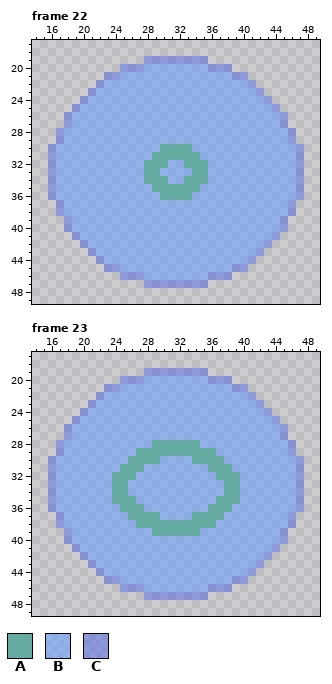
Two states of a pixel-art file, demo3/aseprite/triangles.aseprite. This is how it looked before the edit.
64x64 pixels, 91 frames. Colours within 5 levels of each other are drawn and written as one. Shown: frame 22: x 14..49, y 17..49; frame 23: x 14..49, y 17..49. The commit also changed other frames, which this record leaves out.
Palette (. is transparent): A #66aba2  B #639bff8c  C #5b6ee18c
The result:
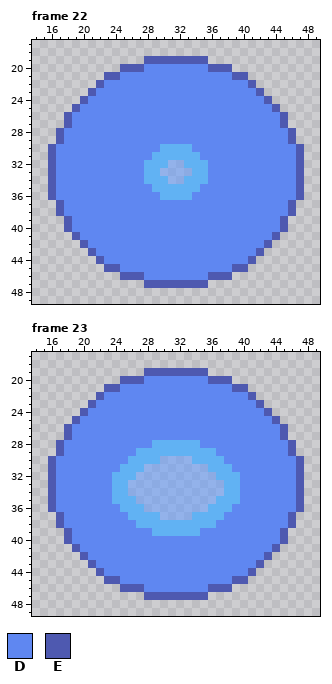
Colours new in this view: D #5f87f1  E #4e59b0
Change:
@@ palette @@
-A #66aba2
+A #61b2f3
--- frame 22, layer "Layer 1"
@@ x 14..49 @@
 18 ....................................
-19 ..............CCCCCCCC..............
-20 ...........CCCBBBBBBBBCCC...........
-21 .........CCBBBBBBBBBBBBBBCC.........
-22 ........CBBBBBBBBBBBBBBBBBBC........
-23 .......CBBBBBBBBBBBBBBBBBBBBC.......
-24 ......CBBBBBBBBBBBBBBBBBBBBBBC......
-25 .....CBBBBBBBBBBBBBBBBBBBBBBBBC.....
-26 ....CBBBBBBBBBBBBBBBBBBBBBBBBBBC....
-27 ....CBBBBBBBBBBBBBBBBBBBBBBBBBBC....
-28 ...CBBBBBBBBBBBBBBBBBBBBBBBBBBBBC...
-29 ...CBBBBBBBBBBBBBBBBBBBBBBBBBBBBC...
-30 ..CBBBBBBBBBBBBBAAAABBBBBBBBBBBBBC..
-31 ..CBBBBBBBBBBBBAAAAAABBBBBBBBBBBBC..
-32 ..CBBBBBBBBBBBAAABBAAABBBBBBBBBBBC..
-33 ..CBBBBBBBBBBBAABBBBAABBBBBBBBBBBC..
-34 ..CBBBBBBBBBBBAAABBAAABBBBBBBBBBBC..
-35 ..CBBBBBBBBBBBBAAAAAABBBBBBBBBBBBC..
-36 ..CBBBBBBBBBBBBBAAAABBBBBBBBBBBBBC..
-37 ...CBBBBBBBBBBBBBBBBBBBBBBBBBBBBC...
-38 ...CBBBBBBBBBBBBBBBBBBBBBBBBBBBBC...
-39 ....CBBBBBBBBBBBBBBBBBBBBBBBBBBC....
-40 ....CBBBBBBBBBBBBBBBBBBBBBBBBBBC....
-41 .....CBBBBBBBBBBBBBBBBBBBBBBBBC.....
-42 ......CBBBBBBBBBBBBBBBBBBBBBBC......
-43 .......CBBBBBBBBBBBBBBBBBBBBC.......
-44 ........CBBBBBBBBBBBBBBBBBBC........
-45 .........CCBBBBBBBBBBBBBBCC.........
-46 ...........CCCBBBBBBBBCCC...........
-47 ..............CCCCCCCC..............
+19 ..............EEEEEEEE..............
+20 ...........EEEDDDDDDDDEEE...........
+21 .........EEDDDDDDDDDDDDDDEE.........
+22 ........EDDDDDDDDDDDDDDDDDDE........
+23 .......EDDDDDDDDDDDDDDDDDDDDE.......
+24 ......EDDDDDDDDDDDDDDDDDDDDDDE......
+25 .....EDDDDDDDDDDDDDDDDDDDDDDDDE.....
+26 ....EDDDDDDDDDDDDDDDDDDDDDDDDDDE....
+27 ....EDDDDDDDDDDDDDDDDDDDDDDDDDDE....
+28 ...EDDDDDDDDDDDDDDDDDDDDDDDDDDDDE...
+29 ...EDDDDDDDDDDDDDDDDDDDDDDDDDDDDE...
+30 ..EDDDDDDDDDDDDDAAAADDDDDDDDDDDDDE..
+31 ..EDDDDDDDDDDDDAAAAAADDDDDDDDDDDDE..
+32 ..EDDDDDDDDDDDAAABBAAADDDDDDDDDDDE..
+33 ..EDDDDDDDDDDDAABBBBAADDDDDDDDDDDE..
+34 ..EDDDDDDDDDDDAAABBAAADDDDDDDDDDDE..
+35 ..EDDDDDDDDDDDDAAAAAADDDDDDDDDDDDE..
+36 ..EDDDDDDDDDDDDDAAAADDDDDDDDDDDDDE..
+37 ...EDDDDDDDDDDDDDDDDDDDDDDDDDDDDE...
+38 ...EDDDDDDDDDDDDDDDDDDDDDDDDDDDDE...
+39 ....EDDDDDDDDDDDDDDDDDDDDDDDDDDE....
+40 ....EDDDDDDDDDDDDDDDDDDDDDDDDDDE....
+41 .....EDDDDDDDDDDDDDDDDDDDDDDDDE.....
+42 ......EDDDDDDDDDDDDDDDDDDDDDDE......
+43 .......EDDDDDDDDDDDDDDDDDDDDE.......
+44 ........EDDDDDDDDDDDDDDDDDDE........
+45 .........EEDDDDDDDDDDDDDDEE.........
+46 ...........EEEDDDDDDDDEEE...........
+47 ..............EEEEEEEE..............
 48 ....................................
--- frame 23, layer "Layer 1"
@@ x 14..49 @@
 18 ....................................
-19 ..............CCCCCCCC..............
-20 ...........CCCBBBBBBBBCCC...........
-21 .........CCBBBBBBBBBBBBBBCC.........
-22 ........CBBBBBBBBBBBBBBBBBBC........
-23 .......CBBBBBBBBBBBBBBBBBBBBC.......
-24 ......CBBBBBBBBBBBBBBBBBBBBBBC......
-25 .....CBBBBBBBBBBBBBBBBBBBBBBBBC.....
-26 ....CBBBBBBBBBBBBBBBBBBBBBBBBBBC....
-27 ....CBBBBBBBBBBBBBBBBBBBBBBBBBBC....
-28 ...CBBBBBBBBBBBAAAAAABBBBBBBBBBBC...
-29 ...CBBBBBBBBBAAAAAAAAAABBBBBBBBBC...
-30 ..CBBBBBBBBBAAAABBBBAAAABBBBBBBBBC..
-31 ..CBBBBBBBBAAABBBBBBBBAAABBBBBBBBC..
-32 ..CBBBBBBBAAABBBBBBBBBBAAABBBBBBBC..
-33 ..CBBBBBBBAABBBBBBBBBBBBAABBBBBBBC..
-34 ..CBBBBBBBAABBBBBBBBBBBBAABBBBBBBC..
-35 ..CBBBBBBBAAABBBBBBBBBBAAABBBBBBBC..
-36 ..CBBBBBBBBAAABBBBBBBBAAABBBBBBBBC..
-37 ...CBBBBBBBBAAAABBBBAAAABBBBBBBBC...
-38 ...CBBBBBBBBBAAAAAAAAAABBBBBBBBBC...
-39 ....CBBBBBBBBBBAAAAAABBBBBBBBBBC....
-40 ....CBBBBBBBBBBBBBBBBBBBBBBBBBBC....
-41 .....CBBBBBBBBBBBBBBBBBBBBBBBBC.....
-42 ......CBBBBBBBBBBBBBBBBBBBBBBC......
-43 .......CBBBBBBBBBBBBBBBBBBBBC.......
-44 ........CBBBBBBBBBBBBBBBBBBC........
-45 .........CCBBBBBBBBBBBBBBCC.........
-46 ...........CCCBBBBBBBBCCC...........
-47 ..............CCCCCCCC..............
+19 ..............EEEEEEEE..............
+20 ...........EEEDDDDDDDDEEE...........
+21 .........EEDDDDDDDDDDDDDDEE.........
+22 ........EDDDDDDDDDDDDDDDDDDE........
+23 .......EDDDDDDDDDDDDDDDDDDDDE.......
+24 ......EDDDDDDDDDDDDDDDDDDDDDDE......
+25 .....EDDDDDDDDDDDDDDDDDDDDDDDDE.....
+26 ....EDDDDDDDDDDDDDDDDDDDDDDDDDDE....
+27 ....EDDDDDDDDDDDDDDDDDDDDDDDDDDE....
+28 ...EDDDDDDDDDDDAAAAAADDDDDDDDDDDE...
+29 ...EDDDDDDDDDAAAAAAAAAADDDDDDDDDE...
+30 ..EDDDDDDDDDAAAABBBBAAAADDDDDDDDDE..
+31 ..EDDDDDDDDAAABBBBBBBBAAADDDDDDDDE..
+32 ..EDDDDDDDAAABBBBBBBBBBAAADDDDDDDE..
+33 ..EDDDDDDDAABBBBBBBBBBBBAADDDDDDDE..
+34 ..EDDDDDDDAABBBBBBBBBBBBAADDDDDDDE..
+35 ..EDDDDDDDAAABBBBBBBBBBAAADDDDDDDE..
+36 ..EDDDDDDDDAAABBBBBBBBAAADDDDDDDDE..
+37 ...EDDDDDDDDAAAABBBBAAAADDDDDDDDE...
+38 ...EDDDDDDDDDAAAAAAAAAADDDDDDDDDE...
+39 ....EDDDDDDDDDDAAAAAADDDDDDDDDDE....
+40 ....EDDDDDDDDDDDDDDDDDDDDDDDDDDE....
+41 .....EDDDDDDDDDDDDDDDDDDDDDDDDE.....
+42 ......EDDDDDDDDDDDDDDDDDDDDDDE......
+43 .......EDDDDDDDDDDDDDDDDDDDDE.......
+44 ........EDDDDDDDDDDDDDDDDDDE........
+45 .........EEDDDDDDDDDDDDDDEE.........
+46 ...........EEEDDDDDDDDEEE...........
+47 ..............EEEEEEEE..............
 48 ....................................
Changed places in both pictures, as pixel boxes (x1, y1, x2, y2):
changed: (48, 56, 304, 288)
changed: (48, 368, 304, 600)
